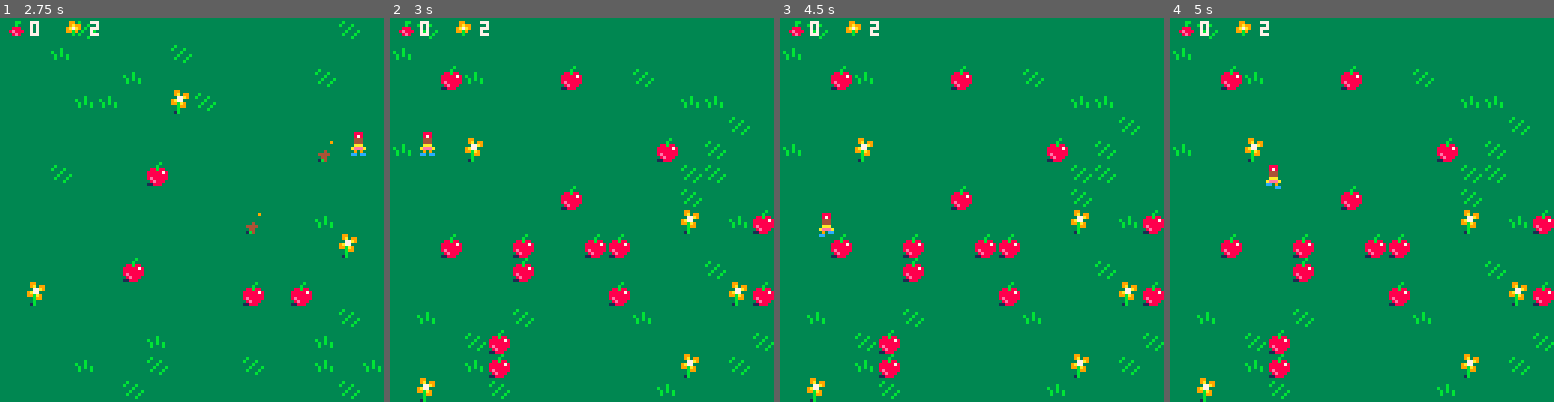
Above: before the commit, frames 1-4 (left to right).
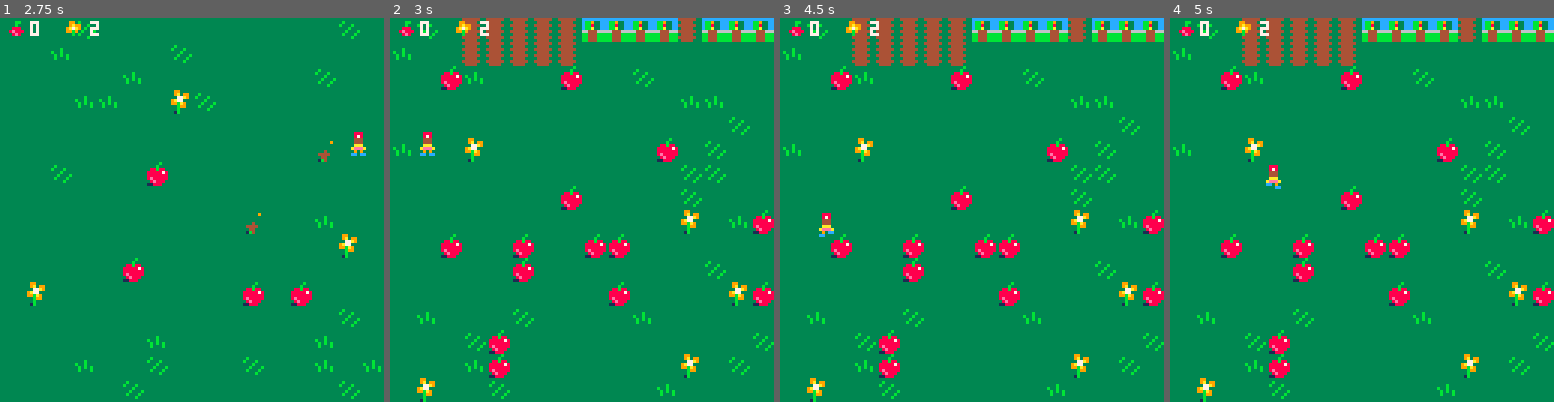
Above: after the commit, the same moments.

Repository: mathyousee/anderkids-first-game
Game: PICO-8 cartridge source/wanderkids.p8
Two runs of this game, one before a commit and one after it. Both use one fixed random seed, a clock stepped at 60 frames per second and the inputs below.
Inputs:
- Up to frame 1 (2.75 s): hold Right 1.6-2.1 s; hold Up 2.15-2.42 s; hold Right from 2.47 s (still down)
- Up to frame 2 (3 s): keep holding Right
- Up to frame 3 (4.5 s): release Right at 3.03 s; hold Left 3.08-3.58 s; hold Down 3.63-3.97 s; hold Right from 4.02 s (still down)
- Up to frame 4 (5 s): release Right at 4.68 s; hold Up from 4.73 s (still down)

Frame 1 is identical in both runs. In frame 2, 5.1% of the frame differs, in the area x 18-100%, y 0-13%; in frame 3, 5.1%; in frame 4, 5.1%.

Commit message:
e big updates
"Made it more fun". Added apple core animation, tree (push tree), pine cone (step on), new character, and SFX.

Diff:
--- a/source/wanderkids.p8
+++ b/source/wanderkids.p8
@@ -62,10 +62,24 @@
 
 	-- collect apple
 	if (mget(x,y)==10) then
-		mset(x,y,14)
+		mset(x,y,58)
 		sfx(0)
 		score.a+=1
 	end
+-- push tree
+	if (mget(x,y)==31) then
+		mset(x,y,47)
+		sfx(5)
+	--score.a+=1
+	end
+-- step on pine cone
+	if (mget(x,y)==30) then
+		mset(x,y,46)
+		sfx(6)
+	--score.a+=1
+	end
+
+
 
 	-- squish flower
 		if (mget(x,y)==13) then
@@ -92,7 +106,7 @@
 		sfx(4)
 	end
 
-		-- change character to babas
+		-- change character to kiy
 		if (mget(x,y)==43) then
 		p=21
 		sfx(4)
@@ -104,6 +118,12 @@
 		sfx(4)
 	end
 
+		-- change character to herry
+		if (mget(x,y)==44) then
+		p=65
+		sfx(4)
+	end
+
 end
 
 
@@ -269,8 +289,20 @@
 
 
 
+…(12 lines of a section not shown)…
 __gff__
-0000000000000100000000000000000000000000000000000000010101000000000000000000000000000101000000000000000000000000000000000000000000000000000000000000000000000000000000000000000000000000000000000000000000000000000000000000000000000000000000000000000000000000
+0000000000000100000000000000000000000000000000000000010101000000000000000000000000000101010000000000000000000000000000000000000000000000000000000000000000000000000000000000000000000000000000000000000000000000000000000000000000000000000000000000000000000000
 0000000000000000000000000000000000000000000000000000000000000000000000000000000000000000000000000000000000000000000000000000000000000000000000000000000000000000000000000000000000000000000000000000000000000000000000000000000000000000000000000000000000000000
 __map__
 0000000000000000000000000000000000000000000000000000000000000000000000000000000000000000000000000000000000000000000000000000000000000000000000000000000000000000000000000000000000000000000000000000000000000000000000000000000000000000000000000000000000000000
@@ -282,15 +314,15 @@
 0000000000000000000000000000000000000000000000000000000000000000000000000000000000000000000000000000000000000000000000000000000000000000000000000000000000000000000000000000000000000000000000000000000000000000000000000000000000000000000000000000000000000000
 0000000000000000000000000000000000000000000000000000000000000000000000000000000000000000000000000000000000000000000000000000000000000000000000000000000000000000000000000000000000000000000000000000000000000000000000000000000000000000000000000000000000000000
 0000000000000000000000000000000000000000000000000000000000000000000000000000000000000000000000000000000000000000000000000000000000000000000000000000000000000000000000000000000000000000000000000000000000000000000000000000000000000000000000000000000000000000
-00000000000000000000000000000000000000000000000000000a0000000e000e0f0e0a000e0f00000e0e00000000000000000000000000000000000000000000000000000000000000000000000000000000000000000000000000000000000000000000000000000000000000000000000000000000000000000000000000
-0000000000000000000000000000000000000c0c0c00000000000e0000000e000e000000000a0e00000e0a00000000000000000000000000000000000000000000000000000000000000000000000000000000000000000000000000000000000000000000000000000000000000000000000000000000000000000000000000
-000000000000000000000000000000000000000c000f0f0f00000f002a000a000e1a0c00000e0e0a0b0e0e00000000000000000000000000000000000000000000000000000000000000000000000000000000000000000000000000000000000000000000000000000000000000000000000000000000000000000000000000
-000000000000000000000000000000000000000c000f2b0f00000e0e0a0e0e000f0c0a0c000e000a0e000e00000000000000000000000000000000000000000000000000000000000000000000000000000000000000000000000000000000000000000000000000000000000000000000000000000000000000000000000000
-00000000000000000000000000000000000c1c0c000f0f0f00000f0f00000e000e000c00000e001b00000e00000000000000000000000000000000000000000000000000000000000000000000000000000000000000000000000000000000000000000000000000000000000000000000000000000000000000000000000000
-00000000000000000000000000000000000c0a0c0000000f00000f0f0f000a000f000000000e000000000e00000000000000000000000000000000000000000000000000000000000000000000000000000000000000000000000000000000000000000000000000000000000000000000000000000000000000000000000000
-0000000000000000000000000000000000000000000f0f0f00000e0000000e000e0e0e0a000e000000000e00000000000000000000000000000000000000000000000000000000000000000000000000000000000000000000000000000000000000000000000000000000000000000000000000000000000000000000000000
-000000000000000000000000000000000e0e0e0f0e0e0e0e0e0e0e0e0e0e0f0e0e0b0e0e0e0e0e0e0e0e0e0e0e0e0e0e0e0e0e0000000000000000000000000000000000000000000000000000000000000000000000000000000000000000000000000000000000000000000000000000000000000000000000000000000000
-000000000000000000000000000000000e0e0c0e0e0e0e0f0e0e0e0e0e0e0e0e0c0e0e0e0e0e0e0e0e0e0e0e0e0e0e0e0e0e0e0000000000000000000000000000000000000000000000000000000000000000000000000000000000000000000000000000000000000000000000000000000000000000000000000000000000
+00000000000000000000000000000000000000000000000000000a0000000e000e0f0e0a000a0f00000a0a00000000001f00000000000000000000000000000000000000000000000000000000000000000000000000000000000000000000000000000000000000000000000000000000000000000000000000000000000000
+0000000000000000000000000000000000000c0c0c00000000000e0000000e000e000000000a0a00000a0a00000000000000000000000000000000000000000000000000000000000000000000000000000000000000000000000000000000000000000000000000000000000000000000000000000000000000000000000000
+000000000000000000000000000000000000000c000f0f0f00000f002a000a000e1a0c00000a0a0a0c0a0a0000000c0c0c00000000000000000000000000000000000000000000000000000000000000000000000000000000000000000000000000000000000000000000000000000000000000000000000000000000000000
+000000000000000000000000000000000000000c000f2b0f00000e0e0a0e0e000f0c0a0c000a000a0a000a0000000c2c0c00000000000000000000000000000000000000000000000000000000000000000000000000000000000000000000000000000000000000000000000000000000000000000000000000000000000000
+00000000000000000000000000000000000c1c0c000f0f0f00000f0f00000e000e000c00000a001b00000a0000000c0c0c00000000000000000000000000000000000000000000000000000000000000000000000000000000000000000000000000000000000000000000000000000000000000000000000000000000000000
+00000000000000000000000000000000000c0a0c0000000f00000f0f0f000a000f000000000a000000000a00000b0f0f0f0b000000000000000000000000000000000000000000000000000000000000000000000000000000000000000000000000000000000000000000000000000000000000000000000000000000000000
+0000000000000000000000000000000000000000000f0f0f00000e0000000e000e0e0e0a000a000000000a00000b0a000d0b000000000000000000000000000000000000000000000000000000000000000000000000000000000000000000000000000000000000000000000000000000000000000000000000000000000000
+000000000000000000000000000000000e0e0e0f0e0e0e0e0e0e0e0e0e0e0f0e0e0b0e1e1e1e1e1e1f1f1f1f1e1f1f1f1f1f0e0000000000000000000000000000000000000000000000000000000000000000000000000000000000000000000000000000000000000000000000000000000000000000000000000000000000
+000000000000000000000000000000000e0e0c0e0e0e0e0f0e0e0e0e0e0e0e0e0c0e0e1e1e1e1e1e0e0e0e0e0e0e0e0e0e0e0e0000000000000000000000000000000000000000000000000000000000000000000000000000000000000000000000000000000000000000000000000000000000000000000000000000000000
 000000000000000000000000000000000e0e0e0e0e0c0e0e0e0e0e0e0e0f0e0e0e0e0a0c0e0e0e0a0e0e0b0e0e0e0e0e0e0a0e0000000000000000000000000000000000000000000000000000000000000000000000000000000000000000000000000000000000000000000000000000000000000000000000000000000000
 000000000000000000000000000000000e0e0e0c0c0e0e0d0b0e0e0e0e0e0e0e0e0e0e0e0e0e0e0e0e0e0e0e0c0c0e0e0e0e0e0000000000000000000000000000000000000000000000000000000000000000000000000000000000000000000000000000000000000000000000000000000000000000000000000000000000
 000000000000000000000000000000000e0e0e0e0e0e0e0e0e0e0e0e0e0e0e0e0e0e0e0e0e0e0e0e0e0e0e0e0e0e0f0e0e0a0e0000000000000000000000000000000000000000000000000000000000000000000000000000000000000000000000000000000000000000000000000000000000000000000000000000000000
Not shown, changed: 48 lines of the sprite sheet (__gfx__) section of source/wanderkids.p8
Not shown, changed: the sound effects (__sfx__) section of source/wanderkids.p8
